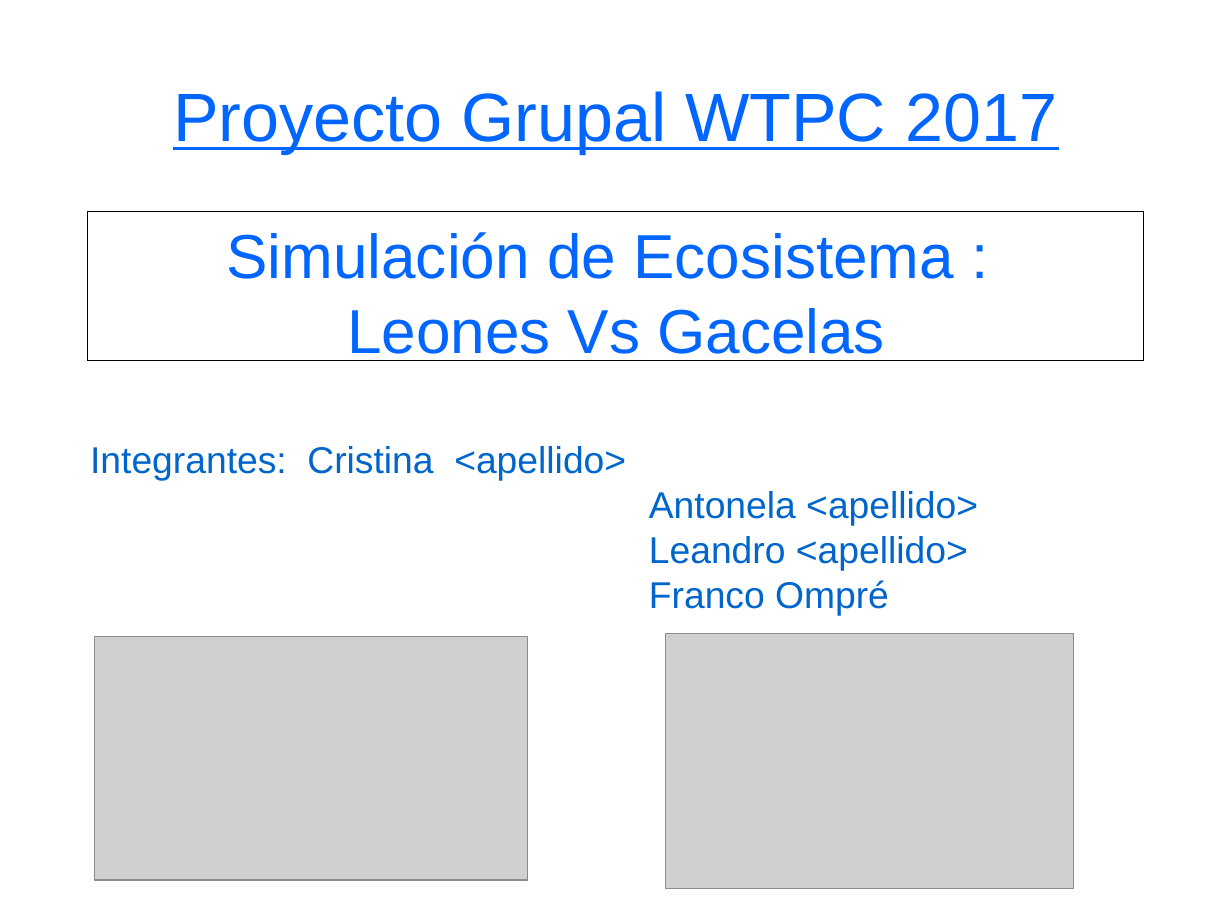
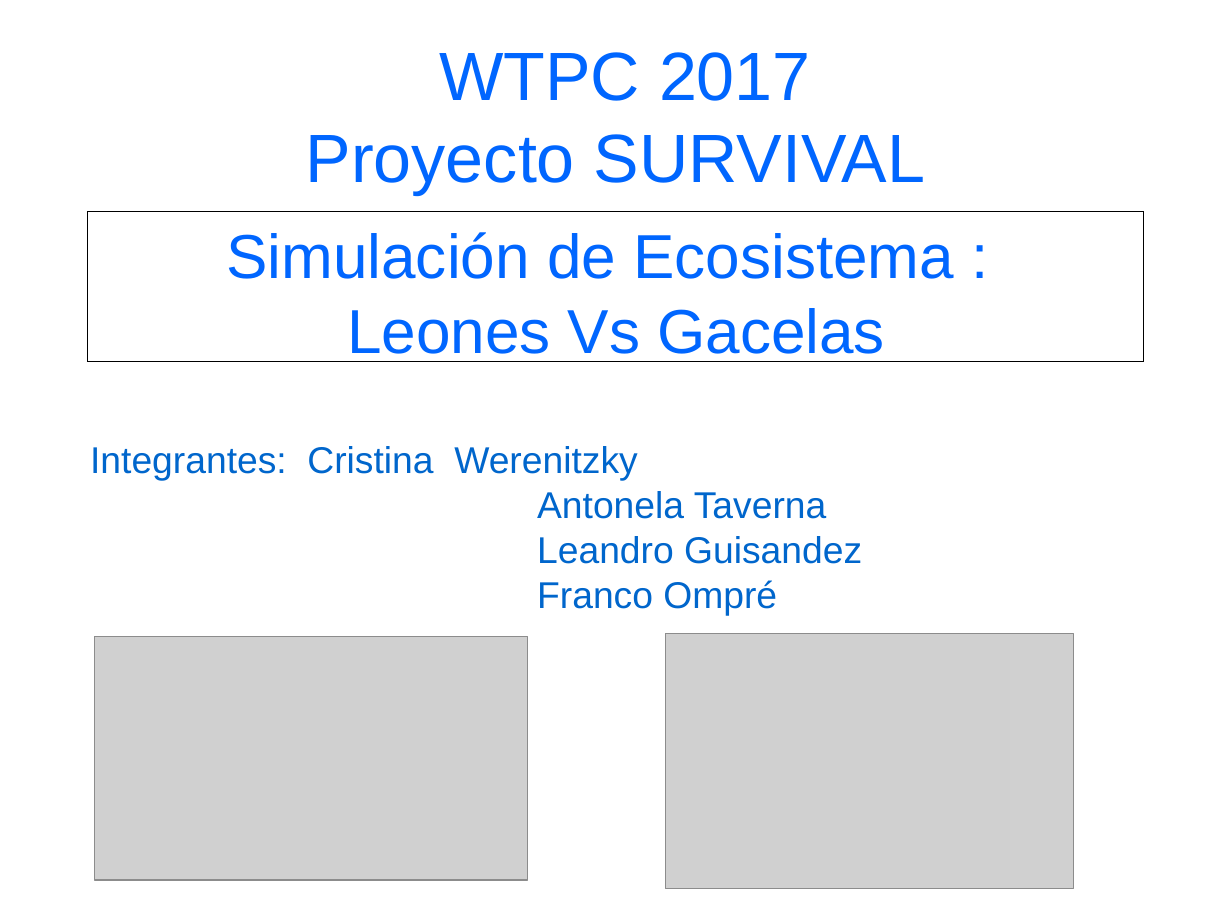
Before and after one commit to OmpreFranco/Proyecto-, a slide deck: slide 1 of presentacion_powerpoint.odp. Drawn at 1232x924 pixels with LibreOffice and Linux fonts; fonts in the diff are those of the drawing; grey boxes stand for pictures. Boxes give left, top, right and bottom in pixels: in the first picture for what was removed or moved away, otherwise in the second. Text is boxed around its words. In the diff, an @@ line names an element or a change of style, - is before the commit and + after.

```diff
--- a/presentacion_powerpoint.odp
+++ b/presentacion_powerpoint.odp
@@ title at bbox=[306, 52, 925, 194]: text changed @@
-Proyecto Grupal WTPC 2017
+WTPC 2017
+Proyecto SURVIVAL
@@ text at bbox=[90, 446, 862, 564]: text changed @@
-Integrantes: Cristina <apellido>
-Antonela <apellido>
-Leandro <apellido>
+Integrantes: Cristina Werenitzky
+Antonela Taverna
+Leandro Guisandez
```
Also in this commit, not shown: 7 slides added, 3 slides removed.
